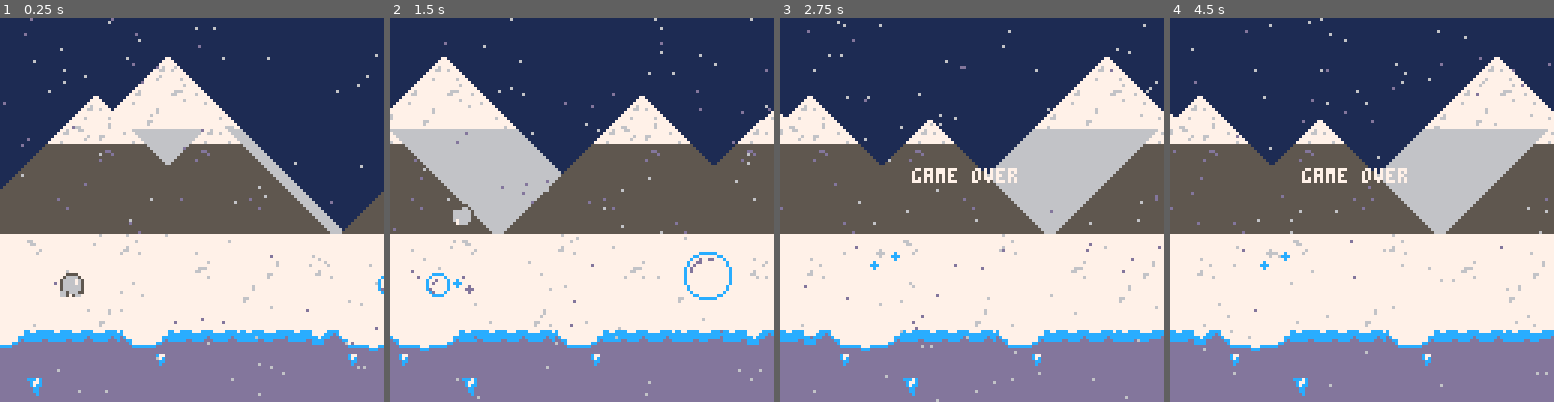
Above: before the commit, frames 1-4 (left to right).
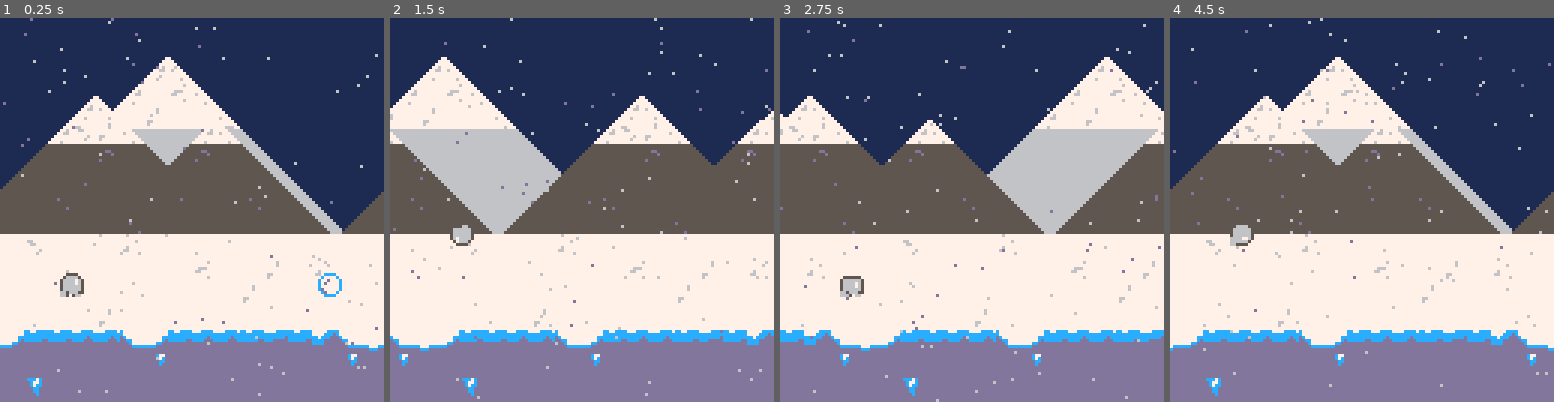
Above: after the commit, the same moments.

Repository: ejames0711/runner
Game: PICO-8 cartridge runner.p8
Two runs of this game, one before a commit and one after it. Both use one fixed random seed, a clock stepped at 60 frames per second and the inputs below.
Inputs:
- Up to frame 1 (0.25 s): no input
- Up to frame 2 (1.5 s): tap X (X key) at 0.33, 1.07 s
- Up to frame 3 (2.75 s): tap X (X key) at 1.85 s
- Up to frame 4 (4.5 s): tap X (X key) at 2.97, 4.08 s

The runs differ from the first frame. In frame 1, 0.2% of the frame differs, in the area x 82-100%, y 66-73%; in frame 2, 1.0%; in frame 3, 0.9%; in frame 4, 26%, in the area x 0-100%, y 10-99%.

Commit message:
add snowball class

Diff:
--- a/runner.p8
+++ b/runner.p8
@@ -6,7 +6,7 @@
 	game.state="play"
 
 	plyr={}
-	plyr.spr=1
+	plyr.sprite=1
 	plyr.timer=0
 	plyr.x=20
 	plyr.y=85
@@ -28,6 +28,8 @@
 	mnt.spd=1
 
 	bckgrnd={ground,hill,mnt}
+
+	snowballs={}
 
 	lg_sb={}
 	lg_sb.spr=1
@@ -36,12 +38,9 @@
 	lg_sb.spd=2
 	lg_sb.frames={43,45,64,66}
 
-	sb = {}
-	sb.spr=6
-	sb.timer=0
-	sb.spd=3
-	sb.x=150
-	sb.y=85
+	spawn_snowball()
+
+	spawn_timer=0
 
 	particles={}
 
@@ -56,11 +55,16 @@
 
 function _update()
 	play_game()
-	anim_snow()
+	for s in all(snowballs) do
+  s:anim()
+	end
 end
 
 function _draw()
 	draw_game()
+	for s in all(snowballs) do
+  s:draw()
+	end
 end
 -->8
 --animations
@@ -69,10 +73,10 @@
 	if object.timer < frames then
 		object.timer+=1
 	else
-		if object.spr<max_spr then
-			object.spr+=1
+		if object.sprite<max_spr then
+			object.sprite+=1
 		else
-			object.spr=init_spr
+			object.sprite=init_spr
 		end
 		object.timer=0
 	end
@@ -85,16 +89,12 @@
 	end
 
 	if plyr.st == "jump" then
-		if plyr.spr < 53 then plyr.spr = 53 end
+		if plyr.sprite < 53 then plyr.sprite = 53 end
 		anim_w_frames(plyr,53,57,4)
 	end
 end
 
 --snowball
-function anim_sb()
-	sb.x-=sb.spd
-	anim_w_frames(sb,6,8,5)
-end
 
 function anim_lg_sb()
 	lg_sb.x-=lg_sb.spd
@@ -193,9 +193,8 @@
 			plyr.jump_count+=1
 			if plyr.jump_count<=2 then
 				plyr.st = "jump"
-				plyr.vy-=4.5
+				plyr.vy-=4
 	 		sfx(0)
-	 	else
 	 	end
 		end
 	end
@@ -236,16 +235,10 @@
   --state
 
 function play_game()
+	anim_snow()
 	if game.state == "play" then
-		if collision(plyr,sb) or collision(plyr,lg_sb) then
-			game.state="end"
-		end
 		physics()
 		anim_plyr()
-		anim_sb()
-		anim_lg_sb()
-		sb_particles(sb)
-		sb_particles(lg_sb)
 		anim_particles()
 		for k,v in pairs(bckgrnd) do
 			upd_bckgrnd(v)
@@ -262,13 +255,40 @@
 	draw_snow()
 	draw_particles()
 	if game.state == "play" then
-		spr(plyr.spr,plyr.x,plyr.y)
-		spr(sb.spr,sb.x,sb.y)
+		spr(plyr.sprite,plyr.x,plyr.y)
 		spr(lg_sb.frames[flr(lg_sb.spr)],lg_sb.x,lg_sb.y,2,2)
 	elseif game.state == "end" then
 		print("game over",44,50,7)
 	end
 end
+-->8
+--spawn
+function sb_spawn_timer()
+	if spawn_timer < 20 then
+		spawn_timer+=1
+	else
+		spawn_timer=0
+	end
+end
+
+function spawn_snowball()
+	add(snowballs,{
+	sprite=6,
+	timer=0,
+	spd=3,
+	x=130,
+	y=85,
+	draw=function(self)
+		spr(self.sprite,self.x,self.y)
+	end,
+	anim=function(self)
+		self.x-=self.spd
+		anim_w_frames(self,6,8,5)
+	end
+	})
+end
+
+
 __gfx__
 00000000000000000000000000555500000000000000000000cccc0000cccc0000cccc00cc77cccccccc77777777cccc777cccc777777ccc77777777dddddddd
 0000000005555550005555000566665000555500000000000cd777c00c7777c00c7777c0cccccccccccccccccccccccccccccccc7777cccd77777677dddddddd
